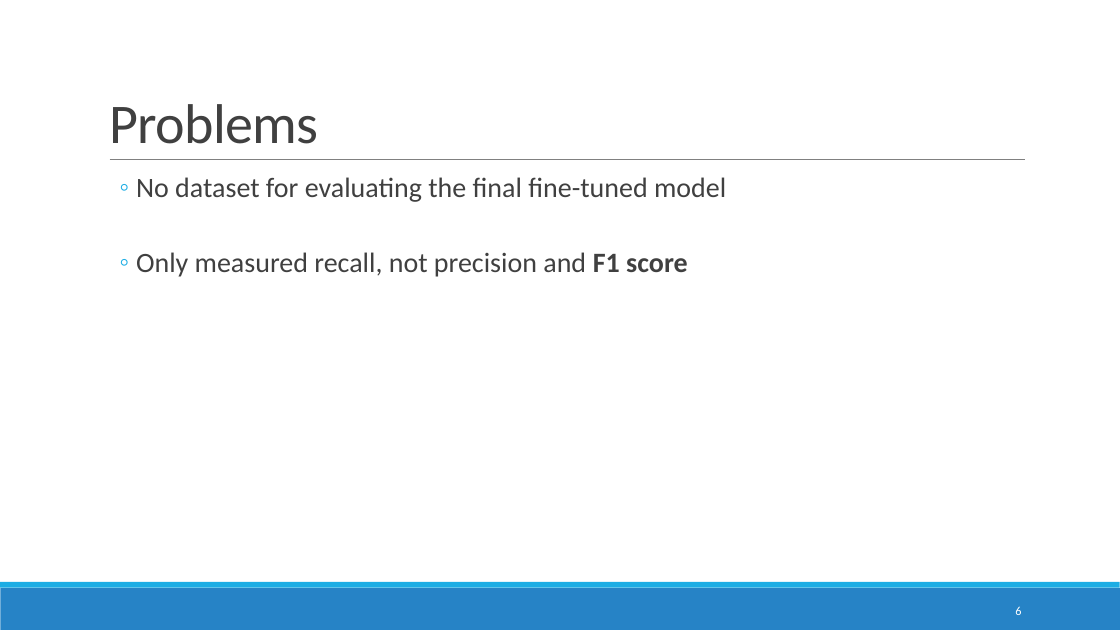
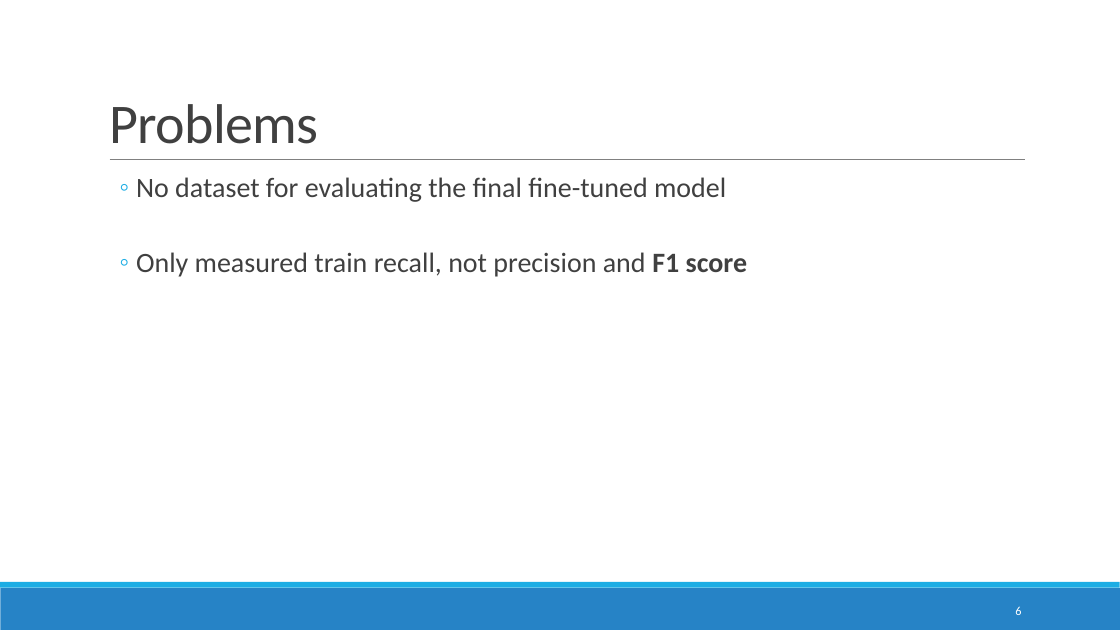
Before and after one commit to DomJamb/school_mapping, a slide deck: slide 6 of presentations/16.1/School mapping in ESRI imagery.pptx. Drawn at 1120x630 pixels with LibreOffice and Linux fonts; fonts in the diff are those of the drawing. Boxes give left, top, right and bottom in pixels: in the first picture for what was removed or moved away, otherwise in the second. Text is boxed around its words. In the diff, an @@ line names an element or a change of style, - is before the commit and + after.

```diff
--- a/presentations/16.1/School mapping in ESRI imagery.pptx
+++ b/presentations/16.1/School mapping in ESRI imagery.pptx
@@ text at bbox=[136, 252, 748, 277]: text changed @@
-  ◦ Only measured recall, not precision and F1 score
+  ◦ Only measured train recall, not precision and F1 score
```
Also in this commit, not shown: 8 other slides changed, 3 slides removed, 1 other file.
